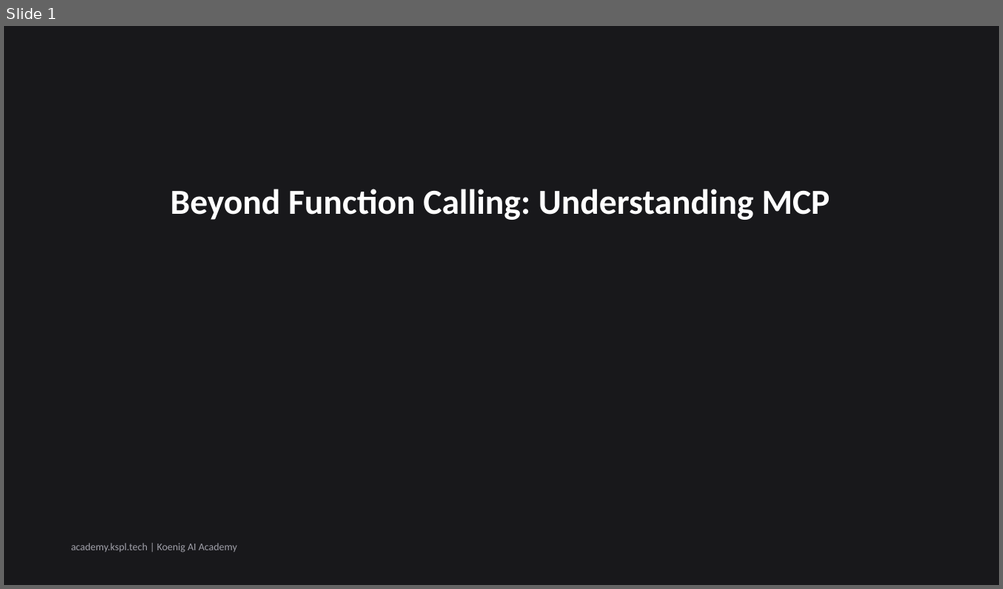
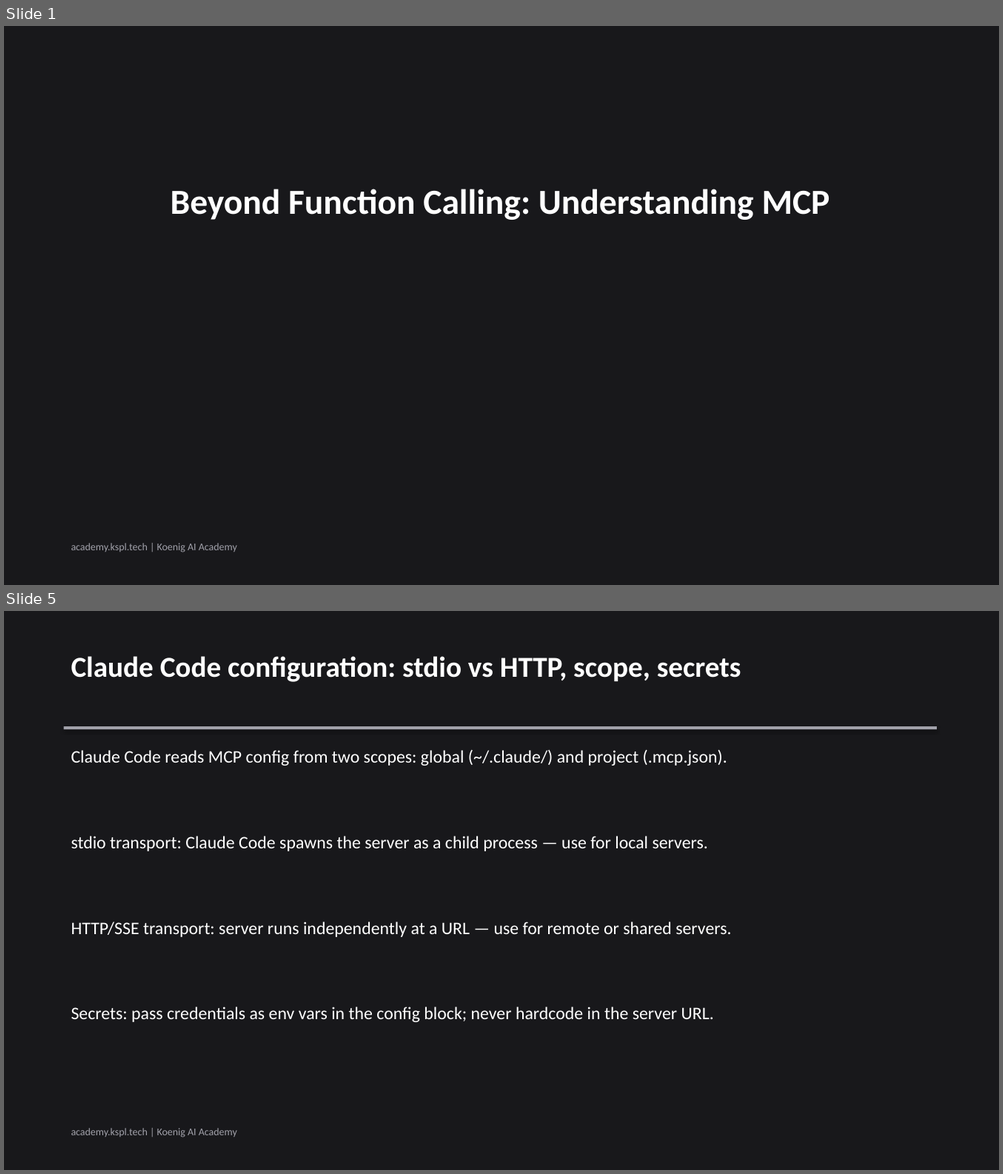
Before and after one commit to Koenig-Solutions-Private-Limited/koenig-ai-org, a slide deck: vault/courses/claude-tool-use-from-zero/ch02-slides.pptx. Shown one above the other, each under a label of ours: slide 1 before the commit, slides 1 and 5 after it; the slides between them are not shown. The pictures are 1003x589 and 1003x1174 pixels, drawn with LibreOffice and Linux fonts; fonts in the diff are those of the drawing. Boxes give left, top, right and bottom in pixels: in the first picture for what was removed or moved away, otherwise in the second. Text is boxed around its words. In the diff, an @@ line names an element or a change of style, - is before the commit and + after.

```diff
--- a/vault/courses/claude-tool-use-from-zero/ch02-slides.pptx
+++ b/vault/courses/claude-tool-use-from-zero/ch02-slides.pptx
@@ slide 5 added at bbox=[4, 611, 999, 1170], background #18181B @@
@@ text added at bbox=[71, 656, 741, 682], 28 pt, text #FFFFFF, bold @@
+Claude Code configuration: stdio vs HTTP, scope, secrets
@@ rectangle added at bbox=[64, 726, 936, 729], fill #A1A1AA @@
@@ text added at bbox=[71, 749, 727, 766], 17 pt, text #FFFFFF @@
+Claude Code reads MCP config from two scopes: global (~/.claude/) and project (.mcp.json).
@@ text added at bbox=[71, 836, 708, 851], 17 pt, text #FFFFFF @@
+stdio transport: Claude Code spawns the server as a child process — use for local servers.
@@ text added at bbox=[71, 922, 731, 937], 17 pt, text #FFFFFF @@
+HTTP/SSE transport: server runs independently at a URL — use for remote or shared servers.
@@ text added at bbox=[71, 1007, 714, 1022], 17 pt, text #FFFFFF @@
+Secrets: pass credentials as env vars in the config block; never hardcode in the server URL.
@@ text added at bbox=[71, 1128, 237, 1138], 10 pt, text #A1A1AA @@
+academy.kspl.tech | Koenig AI Academy
```
Also in this commit, not shown: 3 slides changed, 2 other slides added, 3 slides removed.
